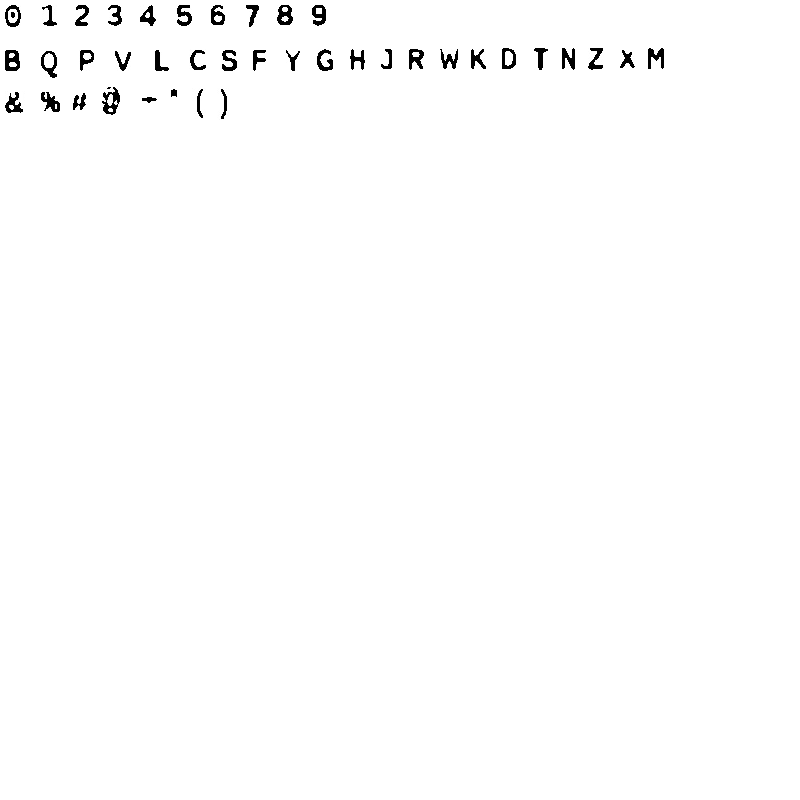
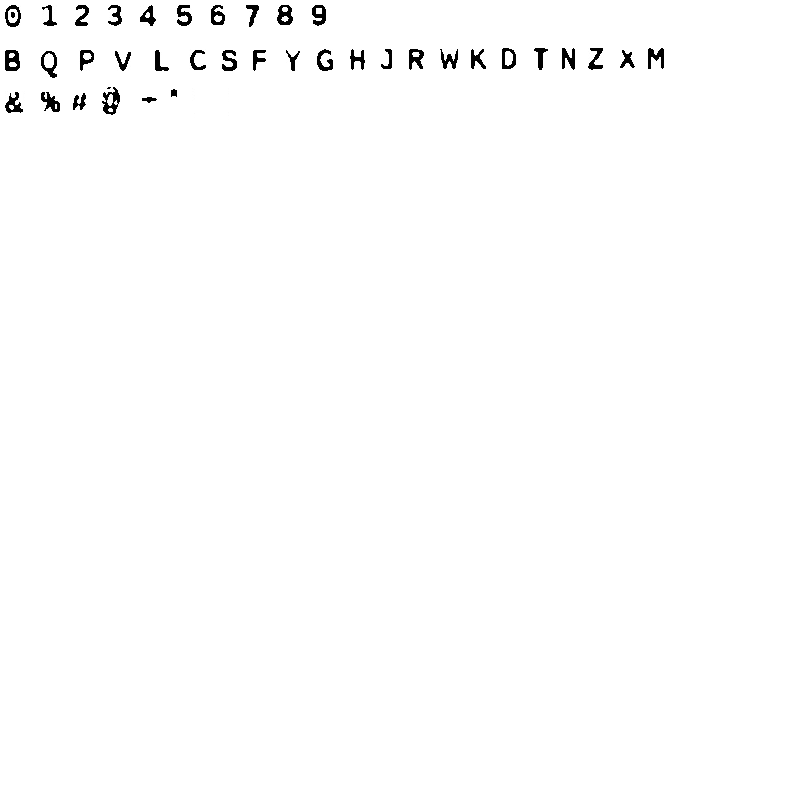
The second 800 x 800 image is a revision of the first. Changes to its layers:
painted on "Background" over [195, 88, 228, 120]
